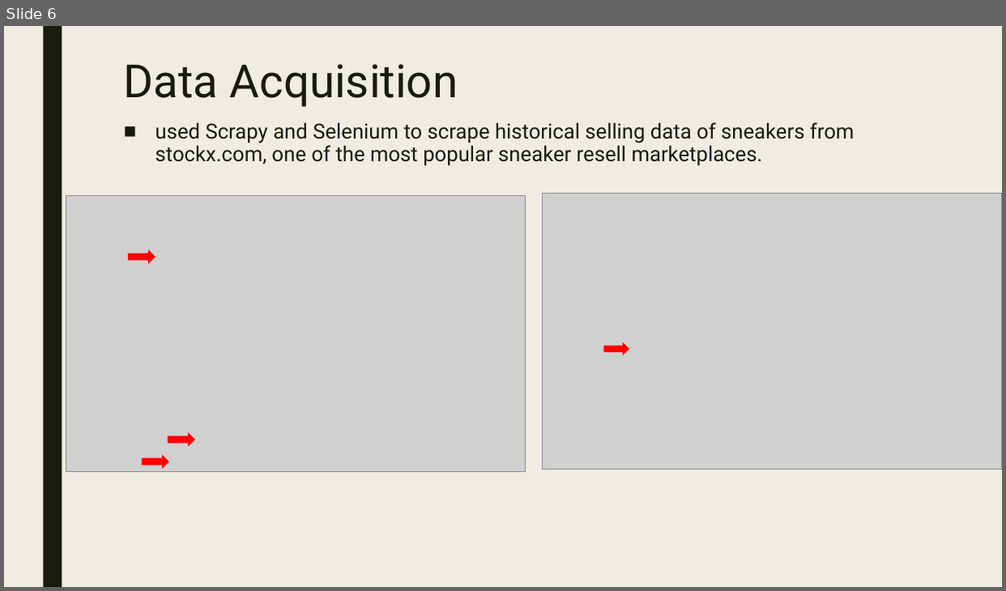
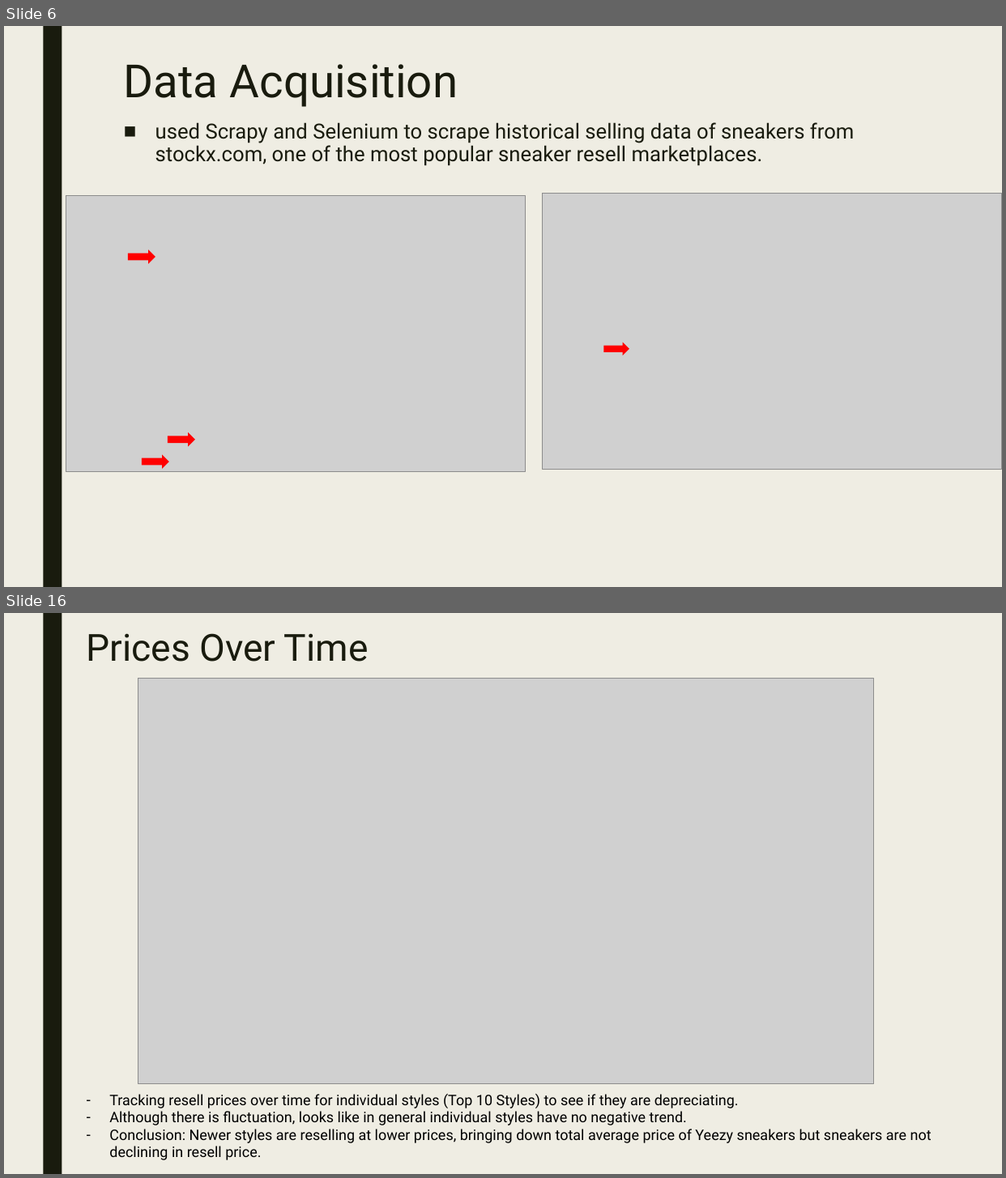
Before and after one commit to joshyoon/SneakerResellData, a slide deck: YeezyData.pptx. Shown one above the other, each under a label of ours: slide 6 before the commit, slides 6 and 16 after it; the slides between them are not shown. The pictures are 1006x591 and 1006x1178 pixels, drawn with LibreOffice and Linux fonts; fonts in the diff are those of the drawing; grey boxes stand for pictures. Boxes give left, top, right and bottom in pixels: in the first picture for what was removed or moved away, otherwise in the second. Text is boxed around its words. In the diff, an @@ line names an element or a change of style, - is before the commit and + after.

```diff
--- a/YeezyData.pptx
+++ b/YeezyData.pptx
@@ slide 16 added at bbox=[4, 613, 1002, 1174], background #EFEDE3; not listed: 1 template element that a slide beside it also shows @@
@@ title added at bbox=[87, 633, 368, 662], 36 pt, text #191B0E @@
+Prices Over Time
@@ picture added at bbox=[138, 678, 874, 1084] @@
@@ text added at bbox=[109, 1094, 931, 1161], 14 pt, text #000000 @@
+– Tracking resell prices over time for individual styles (Top 10 Styles) to see if they are depreciating.
+– Although there is fluctuation, looks like in general individual styles have no negative trend.
+– Conclusion: Newer styles are reselling at lower prices, bringing down total average price of Yeezy sneakers but sneakers are not declining in resell price.
```
Also in this commit, not shown: 2 slides changed, 12 other slides added, 1 slide removed, 1 other file.
